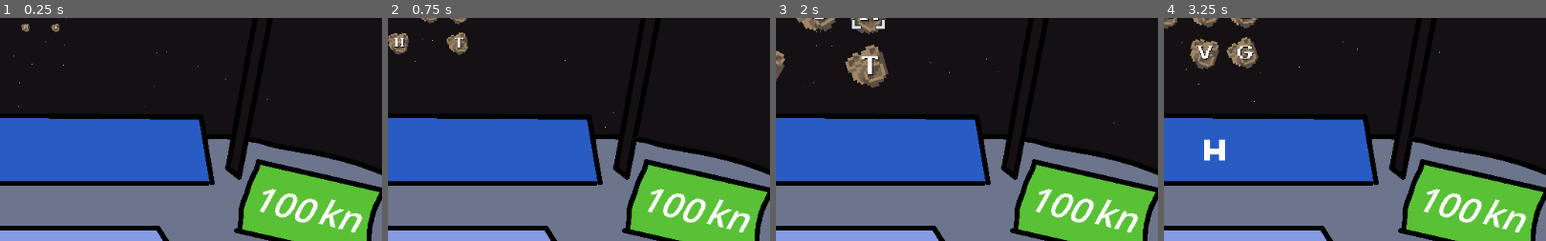
Above: before the commit, frames 1-4 (left to right).
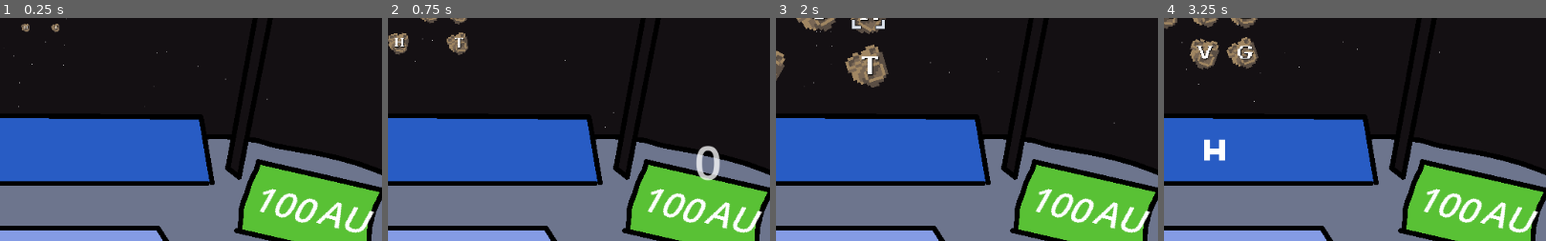
Above: after the commit, the same moments.

Repository: sugarvoid/alpha-space
Game: Godot game, scene res://game/game.tscn
Same seed, same stepped clock (60 frames per second), same inputs: the game is played once before the commit and once after it.
Inputs (mouse positions are % of the whole screen's width and height, from its top left):
- Up to frame 1 (0.25 s): no input
- Up to frame 2 (0.75 s): tap Enter at 0.5 s; move the mouse to (49, 24) at 0.52 s; click (49, 24) at 0.67 s
- Up to frame 3 (2 s): move the mouse to (55, 29) at 1.27 s; click (55, 29) at 1.42 s
- Up to frame 4 (3.25 s): move the mouse to (42, 41) at 2.02 s; click (42, 41) at 2.17 s; move the mouse to (52, 35) at 2.77 s; click (52, 35) at 2.92 s
The pictures show only the part of the screen within x 44-94%, y 31-81%; the shares and areas given below are measured in that part.

The runs differ from the first frame. In frame 1, 0.9% of the frame differs, in the area x 82-98%, y 81-97%; in frame 2, 1.5%, in the area x 80-98%, y 57-97%; in frame 3, 0.9%; in frame 4, 0.9%.

Commit message:
Add new music

Diff:
--- a/game/game.gd
+++ b/game/game.gd
@@ -94,6 +94,7 @@
 		# TODO: Remove me!
 		print(str(word_manager.running_word), ' is a vaild word')
 		# Play positive sound
+		self.hud.play_score_animation(word_manager.get_running_score())
 		self._lower_distance_left(self.word_manager.get_running_score())
 		self.hud.update_distance_left_label(self._distance_to_goal)
 	else:
--- a/game/game.tscn
+++ b/game/game.tscn
@@ -6,8 +6,8 @@
 [ext_resource type="PackedScene" uid="uid://c1ajj7sdaryad" path="res://game/star_field/star_field.tscn" id="4_onjy1"]
 [ext_resource type="PackedScene" uid="uid://chwyx6msikv4k" path="res://game/space_back_ground.tscn" id="5_cw3rp"]
 [ext_resource type="PackedScene" uid="uid://brpmynuyrhbkj" path="res://game/manager/meteor_manager.tscn" id="6_guurn"]
+[ext_resource type="AudioStream" uid="uid://ryhdvsec48cy" path="res://game/music/Juhani Junkala [Retro Game Music Pack] Level 1.ogg" id="7_w06r6"]
 [ext_resource type="PackedScene" uid="uid://blypbjnijctbi" path="res://game/manager/laser_manager.tscn" id="8_05m1i"]
-[ext_resource type="AudioStream" uid="uid://807lqkfqu545" path="res://game/music/Neon Night - Free CCA Synthwave Music For Games.ogg" id="9_i1xb8"]
 [ext_resource type="PackedScene" uid="uid://bvvbc1ken5fys" path="res://game/letter_bank/letter_bank.tscn" id="11_8el8g"]
 
 [sub_resource type="RectangleShape2D" id="RectangleShape2D_s02g2"]
@@ -31,7 +31,8 @@
 [node name="CorkPit" parent="." instance=ExtResource("3_hqsl1")]
 
 [node name="AudioStreamPlayer2D" type="AudioStreamPlayer2D" parent="."]
-stream = ExtResource("9_i1xb8")
+stream = ExtResource("7_w06r6")
+autoplay = true
 
 [node name="MeteorManager" parent="." instance=ExtResource("6_guurn")]
 
--- a/game/hud/hud.gd
+++ b/game/hud/hud.gd
@@ -3,6 +3,7 @@
 
 @onready var lbl_running_word: Label = get_node("lbl_RunningWord")
 @onready var lbl_distance_left: Label = get_node("Distance/lbl_DistanceLeft")
+@onready var aniply: AnimationPlayer = get_node("AnimationPlayer")
 
 
 func _ready() -> void:
@@ -20,3 +21,7 @@
 
 func update_distance_left_label(number: int) -> void:
 	lbl_distance_left.text = str(number)
+
+func play_score_animation(number: int) -> void:
+	$Score/Label.text = str(number)
+	self.aniply.play("show_score")
--- a/game/hud/hud.tscn
+++ b/game/hud/hud.tscn
@@ -1,9 +1,41 @@
-[gd_scene load_steps=5 format=3 uid="uid://b0a3mb224mr5y"]
+[gd_scene load_steps=7 format=3 uid="uid://b0a3mb224mr5y"]
 
 [ext_resource type="Script" path="res://game/hud/hud.gd" id="1_as7ch"]
 [ext_resource type="PackedScene" uid="uid://b43yhcx7q06cy" path="res://game/hud/fps_counter.tscn" id="1_gud07"]
 [ext_resource type="FontFile" uid="uid://c5d8fl5dxbsla" path="res://game/font/ThaleahFat.ttf" id="2_ppuhu"]
 [ext_resource type="PackedScene" uid="uid://v2iwiqck83oo" path="res://game/corkpit/cork_pit.tscn" id="2_sfbpq"]
+
+[sub_resource type="Animation" id="Animation_vojmu"]
+resource_name = "show_score"
+tracks/0/type = "value"
+tracks/0/imported = false
+tracks/0/enabled = true
+tracks/0/path = NodePath("Score:position")
+tracks/0/interp = 1
+tracks/0/loop_wrap = true
+tracks/0/keys = {
+"times": PackedFloat32Array(0, 0.9),
+"transitions": PackedFloat32Array(1, 1),
+"update": 0,
+"values": [Vector2(840, 372), Vector2(840, 200)]
+}
+tracks/1/type = "value"
+tracks/1/imported = false
+tracks/1/enabled = true
+tracks/1/path = NodePath("Score:modulate")
+tracks/1/interp = 1
+tracks/1/loop_wrap = true
+tracks/1/keys = {
+"times": PackedFloat32Array(0, 0.9),
+"transitions": PackedFloat32Array(1, 1),
+"update": 0,
+"values": [Color(1, 1, 1, 1), Color(1, 1, 1, 0)]
+}
+
+[sub_resource type="AnimationLibrary" id="AnimationLibrary_joqor"]
+_data = {
+"show_score": SubResource("Animation_vojmu")
+}
 
 [node name="HUD" type="CanvasLayer"]
 script = ExtResource("1_as7ch")
@@ -31,7 +63,7 @@
 offset_right = 144.51
 offset_bottom = 65.0314
 theme_override_font_sizes/font_size = 48
-text = "kn"
+text = "AU"
 
 [node name="lbl_RunningWord" type="Label" parent="."]
 offset_left = 323.0
@@ -43,3 +75,21 @@
 text = "HAMSTER"
 horizontal_alignment = 1
 vertical_alignment = 1
+
+[node name="Score" type="Node2D" parent="."]
+modulate = Color(1, 1, 1, 0)
+position = Vector2(840, 372)
+metadata/_edit_group_ = true
+
+[node name="Label" type="Label" parent="Score"]
+offset_right = 78.0
+offset_bottom = 91.0
+theme_override_font_sizes/font_size = 64
+text = "23"
+horizontal_alignment = 1
+vertical_alignment = 1
+
+[node name="AnimationPlayer" type="AnimationPlayer" parent="."]
+libraries = {
+"": SubResource("AnimationLibrary_joqor")
+}
--- a/game/screen/gameover_screen/gameover_screen.tscn
+++ b/game/screen/gameover_screen/gameover_screen.tscn
@@ -7,9 +7,10 @@
 anchors_preset = 15
 anchor_right = 1.0
 anchor_bottom = 1.0
+grow_horizontal = 2
+grow_vertical = 2
 
 [node name="TextureRect" type="TextureRect" parent="."]
-layout_mode = 0
 offset_right = 40.0
 offset_bottom = 40.0
 texture = ExtResource("1_f0xmc")
--- a/game/screen/start_screen/start_screen.tscn
+++ b/game/screen/start_screen/start_screen.tscn
@@ -7,9 +7,10 @@
 anchors_preset = 15
 anchor_right = 1.0
 anchor_bottom = 1.0
+grow_horizontal = 2
+grow_vertical = 2
 
 [node name="TextureRect" type="TextureRect" parent="."]
-layout_mode = 0
 offset_right = 40.0
 offset_bottom = 40.0
 texture = ExtResource("1_jfhku")
Not shown, added: game/music/Juhani Junkala [Retro Game Music Pack] Ending.ogg.import
Not shown, added: game/music/Juhani Junkala [Retro Game Music Pack] Level 1.ogg.import
Not shown, added: game/music/Juhani Junkala [Retro Game Music Pack] Level 2.ogg.import
Not shown, added: game/music/Juhani Junkala [Retro Game Music Pack] Level 3.ogg.import
Not shown, added: game/music/Juhani Junkala [Retro Game Music Pack] Title Screen.ogg.import
Not shown, changed: README.md
Not shown, added: game/music/Juhani Junkala [Retro Game Music Pack] Ending.ogg
Not shown, added: game/music/Juhani Junkala [Retro Game Music Pack] Level 1.ogg
Not shown, added: game/music/Juhani Junkala [Retro Game Music Pack] Level 2.ogg
Not shown, added: game/music/Juhani Junkala [Retro Game Music Pack] Level 3.ogg
Not shown, added: game/music/Juhani Junkala [Retro Game Music Pack] Title Screen.ogg
